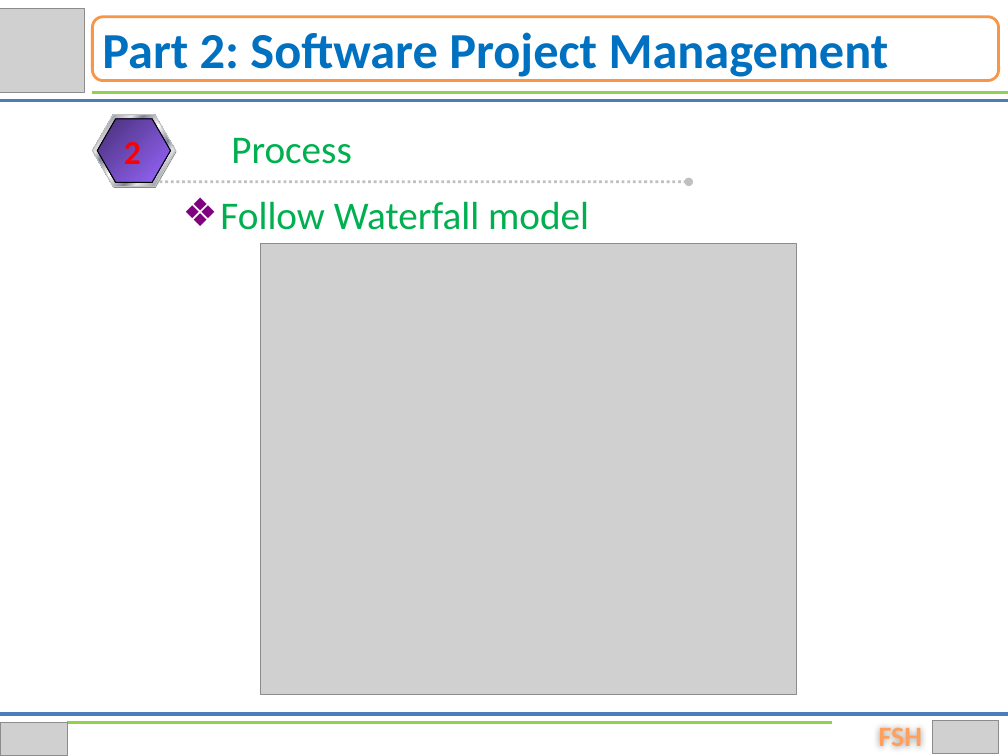
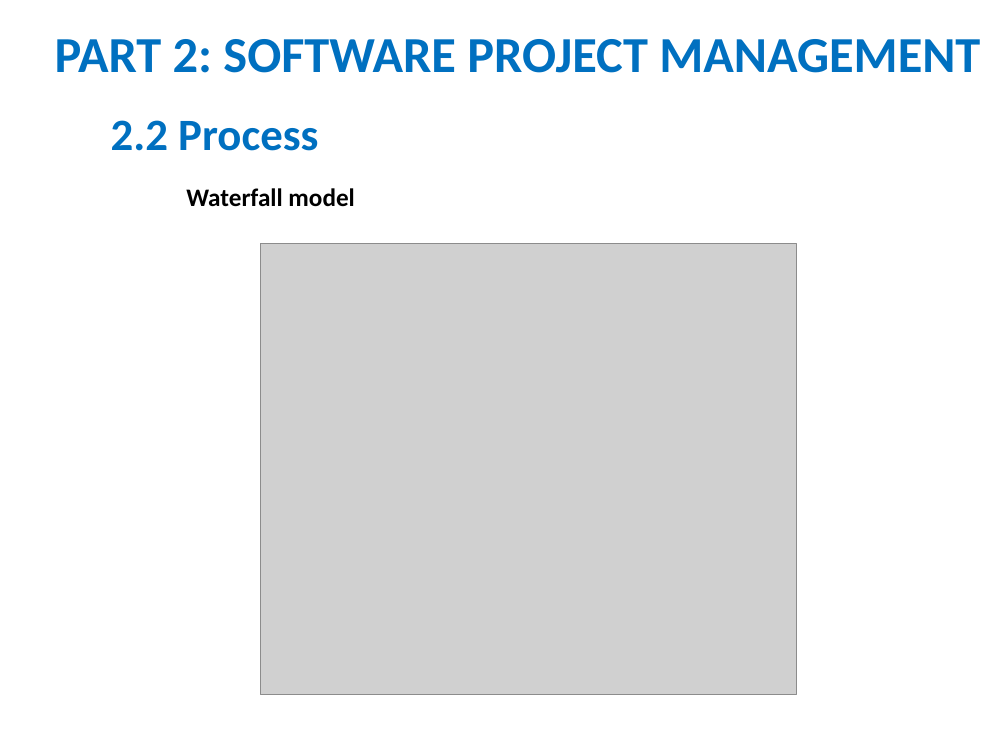
Before and after one commit to hungqcao/Rental-House-Finding, a slide deck: slide 15 of Document/Documentation/Final Document & Report/RHF_Presentation.pptx (slide 14 before the commit). Drawn at 1008x756 pixels with LibreOffice and Linux fonts; fonts in the diff are those of the drawing; grey boxes stand for pictures; background and template pictures are left out. Boxes give left, top, right and bottom in pixels: in the first picture for what was removed or moved away, otherwise in the second. Text is boxed around its words. In the diff, an @@ line names an element or a change of style, - is before the commit and + after.

```diff
--- a/Document/Documentation/Final Document & Report/RHF_Presentation.pptx
+++ b/Document/Documentation/Final Document & Report/RHF_Presentation.pptx
@@ picture removed at <box>0,8,85,93</box> @@
@@ rounded rectangle removed at <box>93,17,999,81</box> @@
@@ text at <box>55,39,980,73</box>: text changed @@
-Part 2: Software Project Management
+PART 2: SOFTWARE PROJECT MANAGEMENT
@@ line removed from (0, 101) to (1008, 101) @@
@@ line removed from (93, 93) to (1008, 93) @@
@@ text at <box>111,120,318,151</box>: text changed; size 28 to 32 pt; text colour #00B050 to #0070C0; bold on @@
-Process
+2.2 Process
@@ group removed at <box>93,115,688,188</box>: 3 hexagons, 1 arrow, 1 text @@
-2
@@ text at <box>186,188,354,207</box>: text changed; size 28 to 18 pt; text colour #00B050 to #000000; bold on @@
-❖ Follow Waterfall model
+Waterfall model
@@ line removed from (0, 714) to (1008, 714) @@
@@ picture removed at <box>0,723,68,756</box> @@
@@ line removed from (68, 723) to (832, 723) @@
@@ text removed at <box>879,728,922,746</box> @@
-FSH
@@ picture removed at <box>932,721,999,754</box> @@
```
Also in this commit, not shown: 24 other slides changed, 12 slides added, 12 slides removed, 1 other file.
